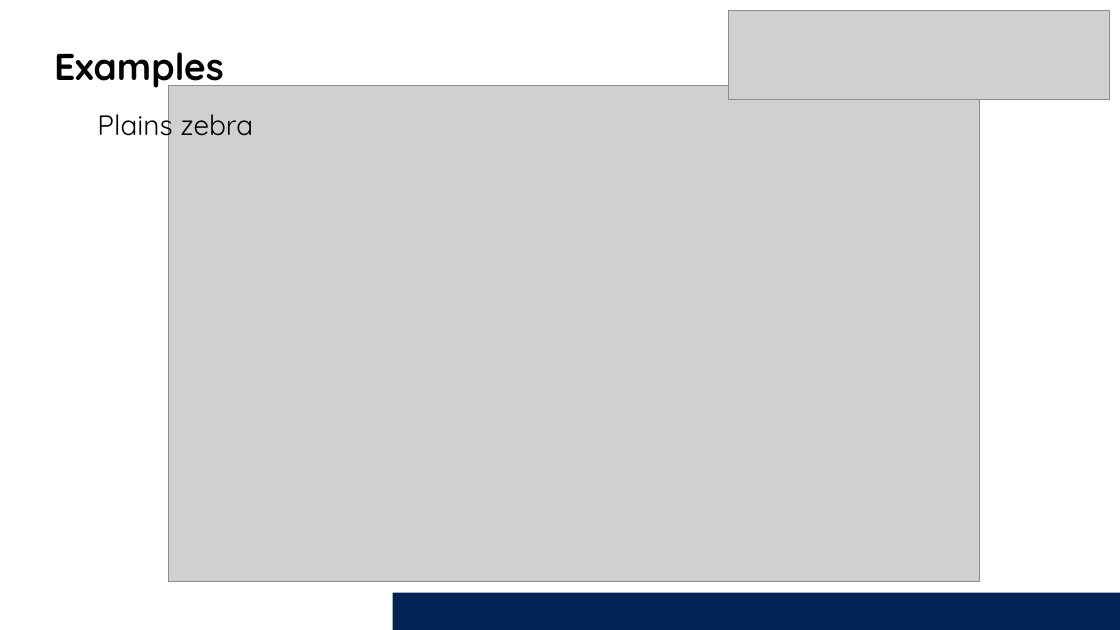
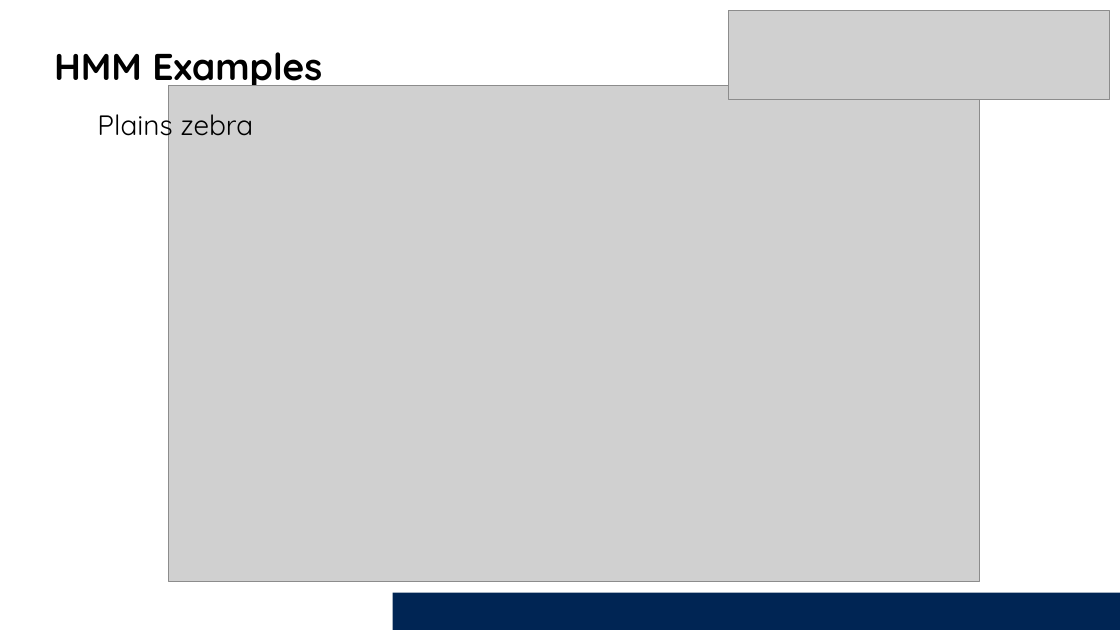
Before and after one commit to Smithsonian/Introduction_HMM, a slide deck: slide 17 of Presentation/IntroAnimalMovements_HMMs.pptx. Drawn at 1120x630 pixels with LibreOffice and Linux fonts; fonts in the diff are those of the drawing; grey boxes stand for pictures; background and template pictures are left out. Boxes give left, top, right and bottom in pixels: in the first picture for what was removed or moved away, otherwise in the second. Text is boxed around its words. In the diff, an @@ line names an element or a change of style, - is before the commit and + after.

```diff
--- a/Presentation/IntroAnimalMovements_HMMs.pptx
+++ b/Presentation/IntroAnimalMovements_HMMs.pptx
@@ text at (54,52,322,90): text changed @@
-Examples
+HMM Examples
```
Also in this commit, not shown: 2 other slides changed.
